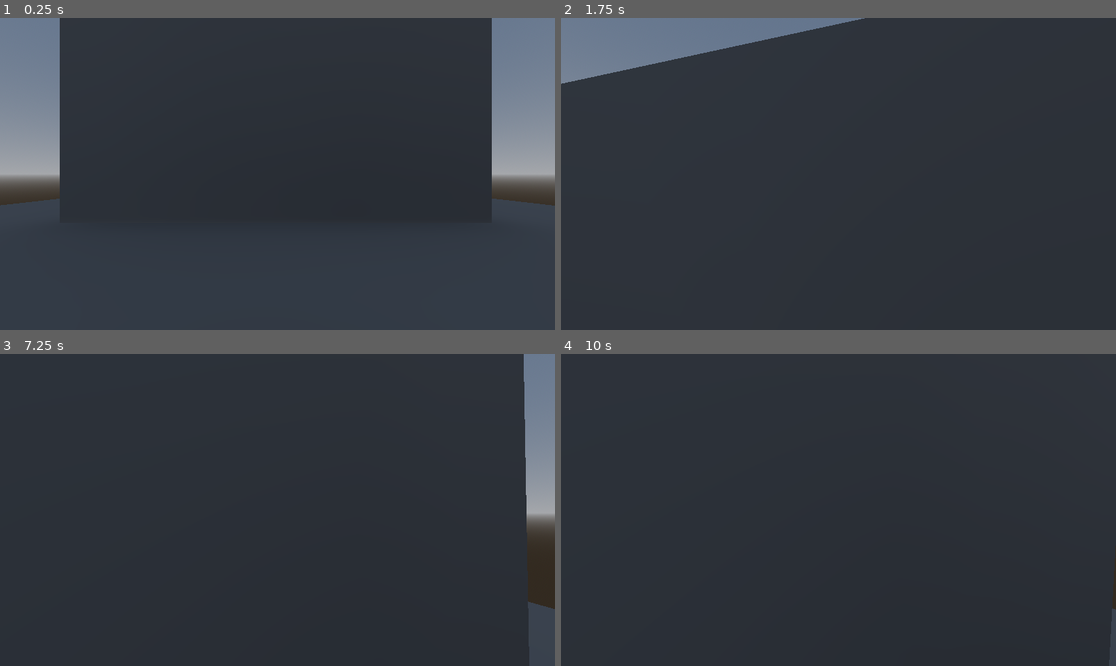
Above: before the commit, frames 1-4 (two rows, left to right).
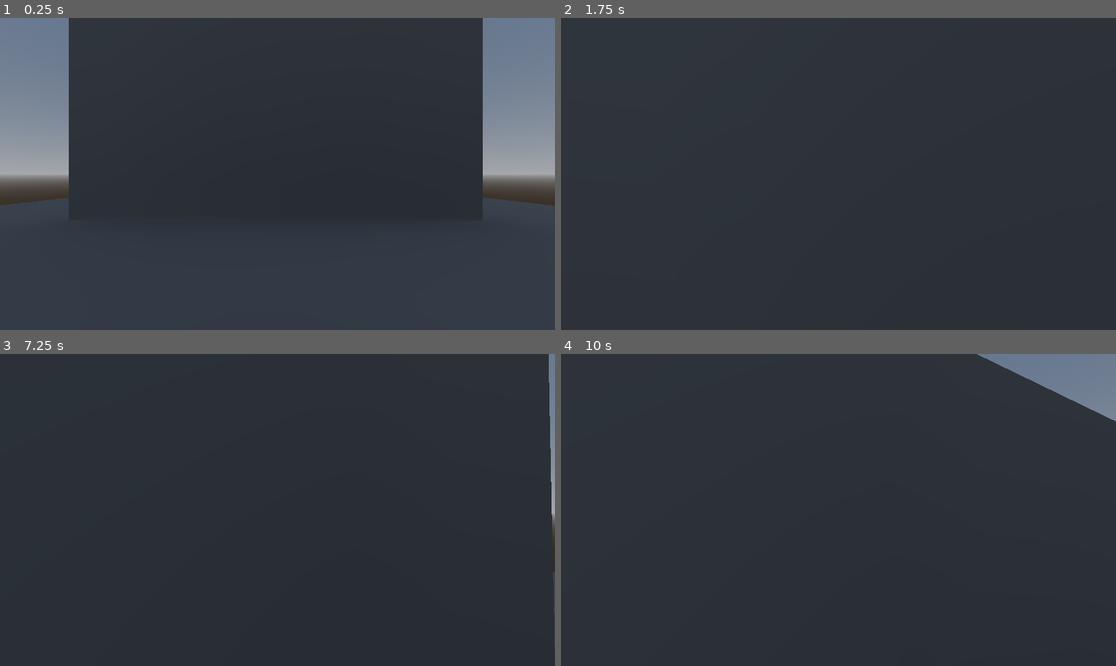
Above: after the commit, the same moments.

Repository: ayylol/viceroy-maxing
Game: Godot game, scene res://scenes/tung_scene.tscn
The game is run twice, just before and just after one commit, with the same random seed, the same clock (stepped at 60 frames per second) and the same inputs. The project has no main scene, so this scene is started directly.
Inputs (mouse positions are in pixels of both pictures, inside the frame that each line leads up to):
- Up to frame 1 (0.25 s): no input
- Up to frame 2 (1.75 s): tap Enter at 0.5 s; move the mouse to (866, 174) at 0.52 s; hold W (move_up) from 0.53 s (still down); tap Shift (dash) at 0.6 s; tap Space (jump) at 0.77, 1.07, 1.25, 1.52, 1.55 s; tap Ctrl (slide, bound only before the commit) at 0.8, 1.35 s; move the mouse to (810, 174) at 1.27 s
- Up to frame 3 (7.25 s): tap Space (jump) at 1.82, 3.02, 3.32, 4.52, 4.82, 5.75, 5.85, 6.02, 6.32, 6.77, 7.07 s; move the mouse to (288, 503) at 2.02 s; hold Space (jump) 2.03-2.78 s; tap Shift (dash) at 2.3, 2.85, 4.35, 6.6 s; move the mouse to (271, 516) at 2.77 s; tap Ctrl (slide, bound only before the commit) at 3.05, 3.6, 5.1 s; tap Enter at 3.5, 5 s; move the mouse to (316, 513) at 3.52 s; hold Space (jump) 3.53-4.28 s; move the mouse to (233, 506) at 4.27 s; move the mouse to (283, 510) at 5.02 s; move the mouse to (255, 503) at 5.77 s; release W (move_up) at 5.78 s; hold D (move_right) 5.78-6.53 s; move the mouse to (305, 510) at 6.52 s; hold W (move_up) from 6.53 s (still down)
- Up to frame 4 (10 s): move the mouse to (810, 510) at 7.27 s; tap Ctrl (slide, bound only before the commit) at 7.35, 8.85, 9.8 s; tap Space (jump) at 7.52, 7.82, 9.02, 9.32 s; move the mouse to (849, 503) at 8.02 s; hold Space (jump) 8.03-8.78 s; tap Shift (dash) at 8.1, 9.05 s; move the mouse to (832, 516) at 8.77 s; release W (move_up) at 8.78 s; hold A (move_left) 8.78-9.53 s; move the mouse to (877, 513) at 9.52 s; hold W (move_up) from 9.53 s (still down); hold Space (jump) from 9.53 s (still down)

The runs differ from the first frame. In frame 1, 1.9% of the frame differs, in the area x 10-89%, y 0-61%; in frame 2, 5.8%, in the area x 0-55%, y 0-22%; in frame 3, 3.5%; in frame 4, 2.7%.

Commit message:
controller is good to go?

Diff:
--- a/objects/player.tscn
+++ b/objects/player.tscn
@@ -6,13 +6,6 @@
 
 [node name="Player" type="CharacterBody3D"]
 script = ExtResource("1_eqqp1")
-jump_height = 4.0
-jump_duration = 0.5
-fall_duration = 0.5
-peak_multiplier = 0.5
-wall_sliding_speed = 4.0
-coyote_time = 0.2
-jump_buffer = 0.2
 
 [node name="Camera3D" type="Camera3D" parent="."]
 transform = Transform3D(1, 0, 0, 0, 1, 0, 0, 0, 1, 0, 0.75, 0)
--- a/objects/player_controller.gd
+++ b/objects/player_controller.gd
@@ -7,28 +7,25 @@
 
 @export_group("running")
 @export var running_speed : float = 8.
-@export var running_accel_time : float = .1
+@export var running_accel_time : float = .02
 
 @export_group("dash")
-@export var dash_distance : float = 8.
-@export var dash_duration : float = .2
+@export var dash_distance : float = 2.
+@export var dash_duration : float = .05
 @export var dash_count : int = 3
-@export var dash_recharge : float = 3.
-
-@export_group("slide")
-@export var sliding_speed = 12.
+@export var dash_recharge : float = 2.
 
 @export_group("jump")
-@export var jump_height : float = 8.
-@export var jump_duration : float = 1.
-@export var fall_duration : float = 1.
+@export var jump_height : float = 4.
+@export var jump_duration : float = .5
+@export var fall_duration : float = .5
 
 ## peak is the duration that the jump peak its height,
 ## we can slow down gravity during peak for a longer peak
 @export var peak_threshold : float = .2
 
 ## how much gravity is slowed down during peak
-@export var peak_multiplier : float = 1.
+@export var peak_multiplier : float = .5
 
 ## if jump is released early, we can cutoff the upward velocity to fall down faster
 @export var jump_cutoff_multiplier : float = .5
@@ -37,13 +34,13 @@
 ## only for horizontal velocity
 @export var wall_friction_multiplier : float = .5
 ## downward velocity clamp
-@export var wall_sliding_speed : float = 2.
+@export var wall_sliding_speed : float = 4.
 @export var wall_bounce_time : float = .2
 @export var wall_bounce_count : int = 3
 
 @export_group("assists")
-@export var coyote_time : float = .1
-@export var jump_buffer : float = .1
+@export var coyote_time : float = .2
+@export var jump_buffer : float = .2
 
 @onready var camera : Camera3D = $Camera3D
 
@@ -53,6 +50,7 @@
 @onready var jump_buffer_timer : float = 0.
 @onready var wall_bounce_timer : float = 0.
 
+@onready var dash_speed : float = dash_distance / dash_duration
 @onready var dash_timer : float = 0.
 @onready var dash_direction : Vector3
 @onready var dash_recharge_timer : float = 0.
@@ -83,7 +81,7 @@
 			dash_recharge_timer = move_toward(dash_recharge_timer, 0., delta)
 		else:
 			dash_recharge_timer = dash_recharge
-			dash_left += 1
+			dash_left = dash_count
 
 	if is_on_floor() or is_on_wall():
 		coyote_timer = coyote_time
@@ -118,6 +116,12 @@
 
 	camera.transform.basis = Basis.from_euler(_camera_rotation)
 	camera.rotation.z = 0.
+
+	var current_speed : float = Vector3(velocity.x, 0., velocity.z).length()
+	var max_speed : float = dash_speed
+	var min_speed : float = running_speed
+	camera.fov = lerpf(75, 65, (current_speed - min_speed) / (max_speed - min_speed))
+
 	global_transform.basis = Basis.from_euler(_player_rotation)
 
 	_rotation_input = 0.
@@ -127,7 +131,7 @@
 	state_process(delta)
 
 	if dash_timer > 0.:
-		velocity = (transform.basis * dash_direction).normalized() * (dash_distance / dash_duration)
+		velocity = (transform.basis * dash_direction).normalized() * dash_speed
 	else:
 		if is_on_floor():
 			wall_bounce_left = wall_bounce_count
@@ -147,16 +151,8 @@
 			return
 		elif wall_bounce_timer <= 0.:
 			var running_direction : Vector3 = (transform.basis * input_direction).normalized()
-
 			velocity.x = move_toward(velocity.x, running_direction.x * running_speed, running_accel * delta)
 			velocity.z = move_toward(velocity.z, running_direction.z * running_speed, running_accel * delta)
-			# if input_direction:
-			# 	if wall_bounce_timer <= 0.:
-			# 		velocity.x = running_direction.x * running_speed
-			# 		velocity.z = running_direction.z * running_speed
-			# else:
-			# 	velocity.x = 0
-			# 	velocity.z = 0
 
 		if not is_on_floor():
 			var is_going_down : bool = velocity.y < 0.
--- a/project.godot
+++ b/project.godot
@@ -46,11 +46,6 @@
 "events": [Object(InputEventKey,"resource_local_to_scene":false,"resource_name":"","device":-1,"window_id":0,"alt_press …(195 unchanged characters)…
 ]
 }
-slide={
-"deadzone": 0.2,
-"events": [Object(InputEventKey,"resource_local_to_scene":false,"resource_name":"","device":-1,"window_id":0,"alt_pressed":false,"shift_pressed":false,"ctrl_pressed":false,"meta_pressed":false,"pressed":false,"keycode":0,"physical_keycode":4194326,"key_label":0,"unicode":0,"location":0,"echo":false,"script":null)
-]
-}
 
 [rendering]
 
--- a/scenes/tung_scene.tscn
+++ b/scenes/tung_scene.tscn
@@ -87,7 +87,6 @@
 
 [node name="Player" parent="." instance=ExtResource("1_nhyco")]
 transform = Transform3D(1, 0, 0, 0, 1, 0, 0, 0, 1, 0.0665493, 2.06634, 0.0188904)
-running_accel_time = 0.05
 
 [node name="LightmapGI" type="LightmapGI" parent="."]
 light_data = ExtResource("2_nhyco")
